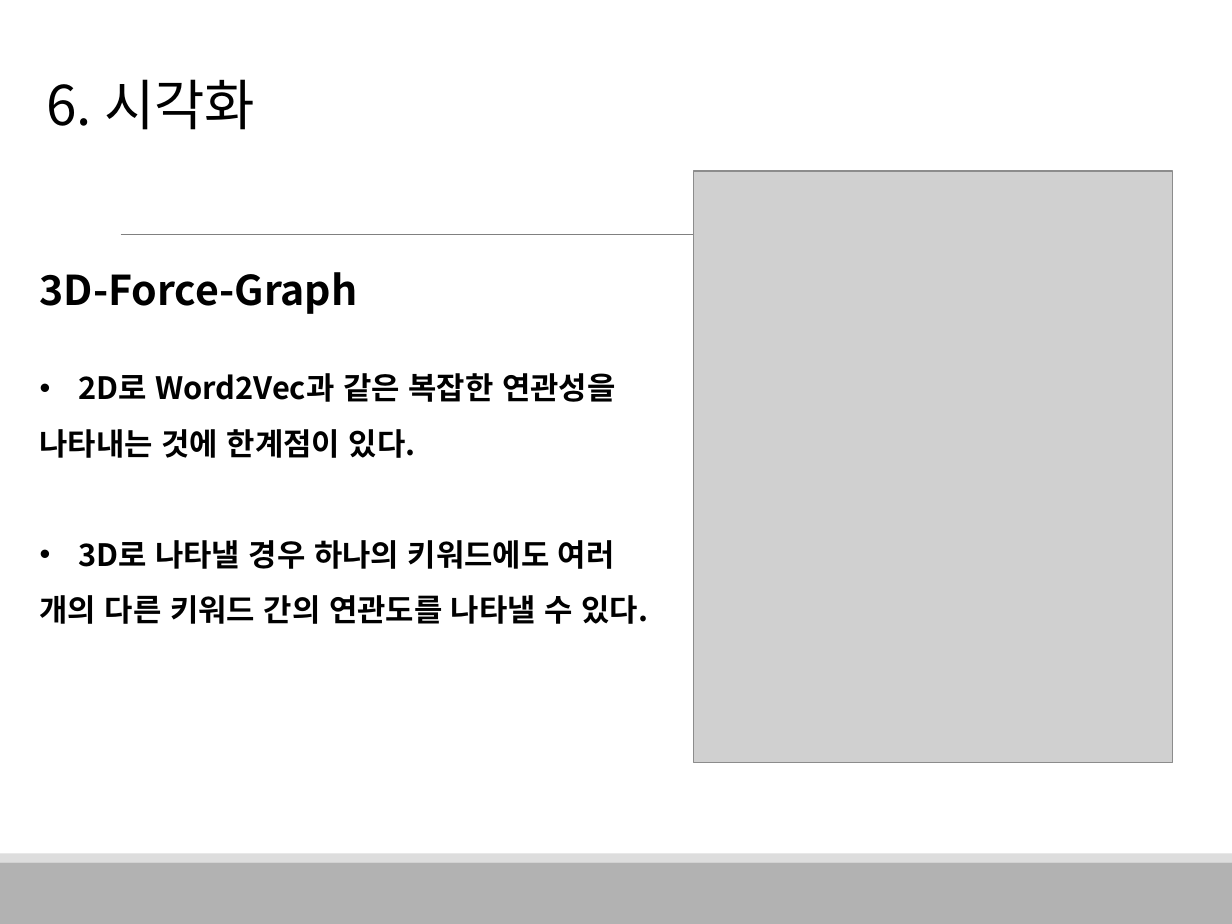
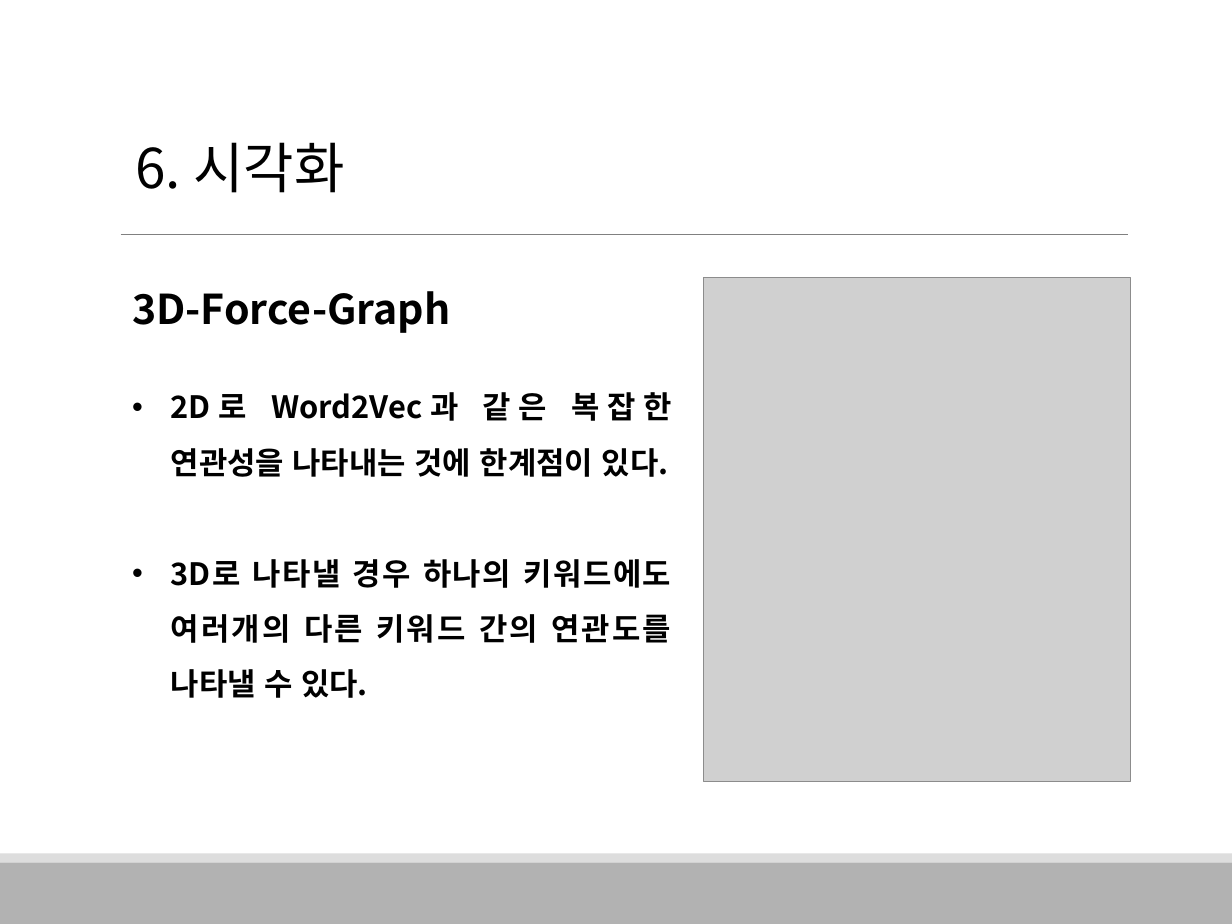
Before and after one commit to HaYongdae/issuewhatshow, a slide deck: slide 25 of doc/최종 PPT.pptx. Drawn at 1232x924 pixels with LibreOffice and Linux fonts; fonts in the diff are those of the drawing; grey boxes stand for pictures. Boxes give left, top, right and bottom in pixels: in the first picture for what was removed or moved away, otherwise in the second. Text is boxed around its words. In the diff, an @@ line names an element or a change of style, - is before the commit and + after.

```diff
--- a/doc/최종 PPT.pptx
+++ b/doc/최종 PPT.pptx
@@ text "6. 시각화": place and size @@
-text "6. 시각화" at [46,79,255,130]
+text "6. 시각화" at [135,142,344,193]
@@ text "3D-Force-Graph": place and size @@
-text "3D-Force-Graph" at [40,272,649,624]
+text "3D-Force-Graph" at [132,291,671,698]
@@ picture: place and size @@
-picture at [694,171,1173,763]
+picture at [703,277,1130,781]
@@ text at [171,392,671,698]: text changed @@
-• 2D로 Word2Vec과 같은 복잡한 연관성을
-나타내는 것에 한계점이 있다.
-• 3D로 나타낼 경우 하나의 키워드에도 여러
-개의 다른 키워드 간의 연관도를 나타낼 수 있다.
+• 2D로 Word2Vec과 같은 복잡한 연관성을 나타내는 것에 한계점이 있다.
+• 3D로 나타낼 경우 하나의 키워드에도 여러개의 다른 키워드 간의 연관도를 나타낼 수 있다.
```
Also in this commit, not shown: 20 other slides changed, 5 slides added, 9 slides removed.
